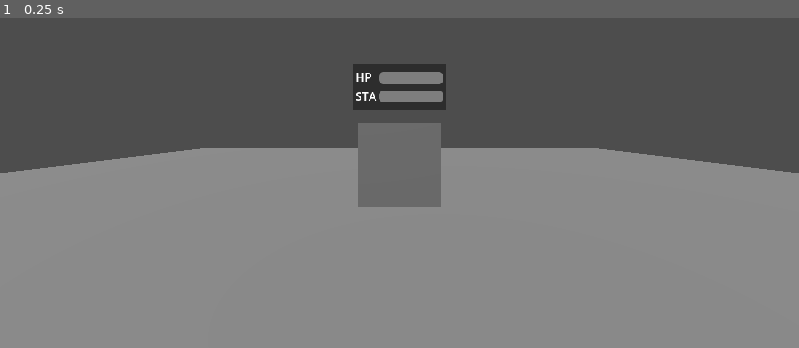
Above: before the commit, frame 1.
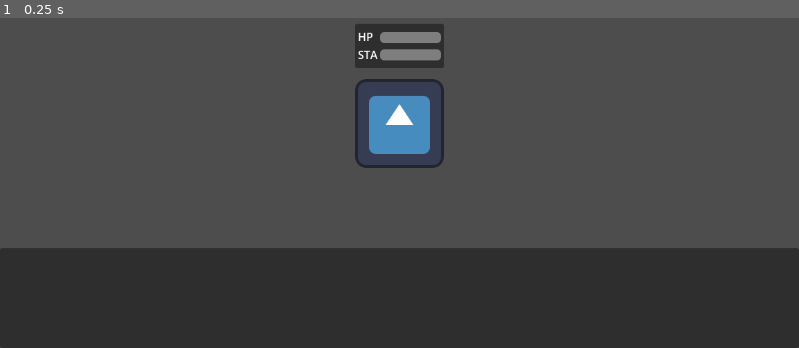
Above: after the commit, the same moment.

Repository: SuddenlySentient/Construct-1e
Game: Godot game, scene res://blank_2d.tscn
Same seed, same stepped clock (60 frames per second), same inputs: the game is played once before the commit and once after it. Before the commit the project starts from res://BLANK.tscn. The engine's default icon, where the game draws it, is replaced by a stand-in: a white triangle on a blue panel in a dark square.
Inputs:
- Up to frame 1 (0.25 s): no input

The runs differ from the first frame. In frame 1, 62% of the frame differs, in the area x 0-100%, y 1-100%.

Commit message:
Added Damage function which takes ARM and AP into account Transistioned to 2D Started work on the Battle UI

Diff:
--- a/Assets/Scripts/Charater.gd
+++ b/Assets/Scripts/Charater.gd
@@ -1,4 +1,4 @@
-extends Node3D
+extends Node2D
 
 class_name Charater
 
@@ -11,18 +11,24 @@
 
 var MyStatsBar : StatsBar
 
-func Update() :
-	pass
-
 #func _process(delta):
 #	MyStatsBar.UpdateStats()
 
 func _ready():
 	MyStatsBar = %StatsBar
+	#print("Claiming ", MyStatsBar)
 	MyStatsBar.ClaimBar(self)
-	print(MyStatsBar)
 	MyStatsBar.UpdateStats()
 
 ## Called when it is this charaters's turn
-func turn() :
+func Turn() :
 	pass
+
+## Called to damage this charater
+func TakeDamage(DMG : int, AP : int, Source : String = "Unknown") :
+	var RealDMG = DMG
+	if (AP < ARM) :
+		RealDMG -= (ARM - AP)
+		print("Took ", DMG, " DMG with ", AP, " AP from ", Source, ", Recieved ", RealDMG)
+	HP -= RealDMG
+	MyStatsBar.UpdateStats()
--- a/Assets/Scripts/StatsBar.gd
+++ b/Assets/Scripts/StatsBar.gd
@@ -8,12 +8,16 @@
 
 func ClaimBar(claimer : Charater):
 	MyCharater = claimer
-	print(MyCharater)
+	#print("Claimed by ", MyCharater)
 	HPMeter = %HP
 	STAMeter = %STA
 
 func UpdateStats() :
 	HPMeter.set_max(MyCharater.MaxHP)
+	#print("set HP meter max to ", MyCharater.MaxHP)
 	HPMeter.set_value(MyCharater.HP)
+	#print("set HP meter value to ", MyCharater.HP)
 	STAMeter.set_max(MyCharater.MaxSTA)
+	#print("set STA meter max to ", MyCharater.MaxSTA)
 	STAMeter.set_value(MyCharater.STA)
+	#print("set STA meter value to ", MyCharater.STA)
--- /dev/null
+++ b/Assets/UI/combat_ui.tscn
@@ -0,0 +1,36 @@
+[gd_scene format=3 uid="uid://cfrnru54s2m0w"]
+
+[node name="Combat UI" type="Control"]
+layout_mode = 3
+anchors_preset = 15
+anchor_right = 1.0
+anchor_bottom = 1.0
+grow_horizontal = 2
+grow_vertical = 2
+
+[node name="Action Panel" type="Panel" parent="."]
+layout_mode = 1
+anchors_preset = 7
+anchor_left = 0.5
+anchor_top = 1.0
+anchor_right = 0.5
+anchor_bottom = 1.0
+offset_left = -576.0
+offset_top = -144.0
+offset_right = 576.0
+grow_horizontal = 2
+grow_vertical = 0
+
+[node name="Action Container" type="HBoxContainer" parent="Action Panel"]
+layout_mode = 1
+anchors_preset = 8
+anchor_left = 0.5
+anchor_top = 0.5
+anchor_right = 0.5
+anchor_bottom = 0.5
+offset_left = -560.0
+offset_top = -64.0
+offset_right = 560.0
+offset_bottom = 64.0
+grow_horizontal = 2
+grow_vertical = 2
--- a/BLANK.tscn
+++ /dev/null
@@ -1,20 +0,0 @@
-[gd_scene load_steps=3 format=3 uid="uid://c8c8kx1xcc2qg"]
-
-[ext_resource type="PackedScene" uid="uid://c7qi42ns3qb1v" path="res://Testo.tscn" id="1_2wyqu"]
-
-[sub_resource type="PlaneMesh" id="PlaneMesh_scyjf"]
-size = Vector2(16, 16)
-
-[node name="Node3D" type="Node3D"]
-
-[node name="Camera3D" type="Camera3D" parent="."]
-transform = Transform3D(1, 0, 0, 0, 1, 0, 0, 0, 1, 0, 1, 4)
-
-[node name="DirectionalLight3D" type="DirectionalLight3D" parent="Camera3D"]
-transform = Transform3D(0.841506, -0.524519, -0.12941, 0.353553, 0.353553, 0.866025, -0.408494, -0.774519, 0.482963, 0, 16, 0)
-
-[node name="MeshInstance3D" type="MeshInstance3D" parent="."]
-mesh = SubResource("PlaneMesh_scyjf")
-
-[node name="Node3D" parent="." instance=ExtResource("1_2wyqu")]
-transform = Transform3D(1, 0, 0, 0, 1, 0, 0, 0, 1, 0, 0.5, 0)
--- a/Testo.tscn
+++ b/Testo.tscn
@@ -1,30 +1,20 @@
-[gd_scene load_steps=5 format=3 uid="uid://c7qi42ns3qb1v"]
+[gd_scene load_steps=4 format=3 uid="uid://c7qi42ns3qb1v"]
 
-[ext_resource type="PackedScene" uid="uid://vhqa04f4khd4" path="res://StatsBar.tscn" id="1_erv6d"]
+[ext_resource type="PackedScene" uid="uid://vhqa04f4khd4" path="res://Assets/UI/StatsBar.tscn" id="1_erv6d"]
 [ext_resource type="Script" path="res://Assets/Scripts/Charater.gd" id="1_xildh"]
+[ext_resource type="Texture2D" uid="uid://b1ndyjo4n16aq" path="res://icon.svg" id="2_3pdhb"]
 
-[sub_resource type="ViewportTexture" id="ViewportTexture_ak4j7"]
-viewport_path = NodePath("Sprite3D/SubViewport")
-
-[sub_resource type="BoxMesh" id="BoxMesh_23xad"]
-
-[node name="Charater" type="Node3D"]
+[node name="Charater" type="Node2D"]
 script = ExtResource("1_xildh")
 
-[node name="Sprite3D" type="Sprite3D" parent="."]
-transform = Transform3D(1, 0, 0, 0, 1, 0, 0, 0, 1, 0, 1, 0)
-billboard = 1
-double_sided = false
-texture_filter = 0
-texture = SubResource("ViewportTexture_ak4j7")
+[node name="Sprite2D" type="Sprite2D" parent="."]
+texture = ExtResource("2_3pdhb")
 
-[node name="SubViewport" type="SubViewport" parent="Sprite3D"]
-size = Vector2i(128, 64)
+[node name="StatsBar" parent="." instance=ExtResource("1_erv6d")]
+unique_name_in_owner = true
+offset_left = -64.0
+offset_top = -144.0
+offset_right = -64.0
+offset_bottom = -144.0
 
-[node name="StatsBar" parent="Sprite3D/SubViewport" instance=ExtResource("1_erv6d")]
-unique_name_in_owner = true
-
-[node name="MeshInstance3D" type="MeshInstance3D" parent="."]
-mesh = SubResource("BoxMesh_23xad")
-
-[editable path="Sprite3D/SubViewport/StatsBar"]
+[editable path="StatsBar"]
--- /dev/null
+++ b/blank_2d.tscn
@@ -0,0 +1,19 @@
+[gd_scene load_steps=3 format=3 uid="uid://dxcslekulpiji"]
+
+[ext_resource type="PackedScene" uid="uid://c7qi42ns3qb1v" path="res://Testo.tscn" id="1_lnuu6"]
+[ext_resource type="PackedScene" uid="uid://cfrnru54s2m0w" path="res://Assets/UI/combat_ui.tscn" id="2_72rsk"]
+
+[node name="BLANK2d" type="Node2D"]
+
+[node name="Charater" parent="." instance=ExtResource("1_lnuu6")]
+
+[node name="Camera2D" type="Camera2D" parent="."]
+
+[node name="Combat UI" parent="Camera2D" instance=ExtResource("2_72rsk")]
+anchors_preset = 0
+anchor_right = 0.0
+anchor_bottom = 0.0
+offset_top = 324.0
+offset_bottom = 324.0
+grow_horizontal = 1
+grow_vertical = 1
--- a/project.godot
+++ b/project.godot
@@ -11,6 +11,6 @@
 [application]
 
 config/name="CONSTRUCT 1e"
-run/main_scene="res://BLANK.tscn"
+run/main_scene="res://blank_2d.tscn"
 config/features=PackedStringArray("4.2", "Forward Plus")
 config/icon="res://icon.svg"
Renamed: StatsBar.tscn -> Assets/UI/StatsBar.tscn
